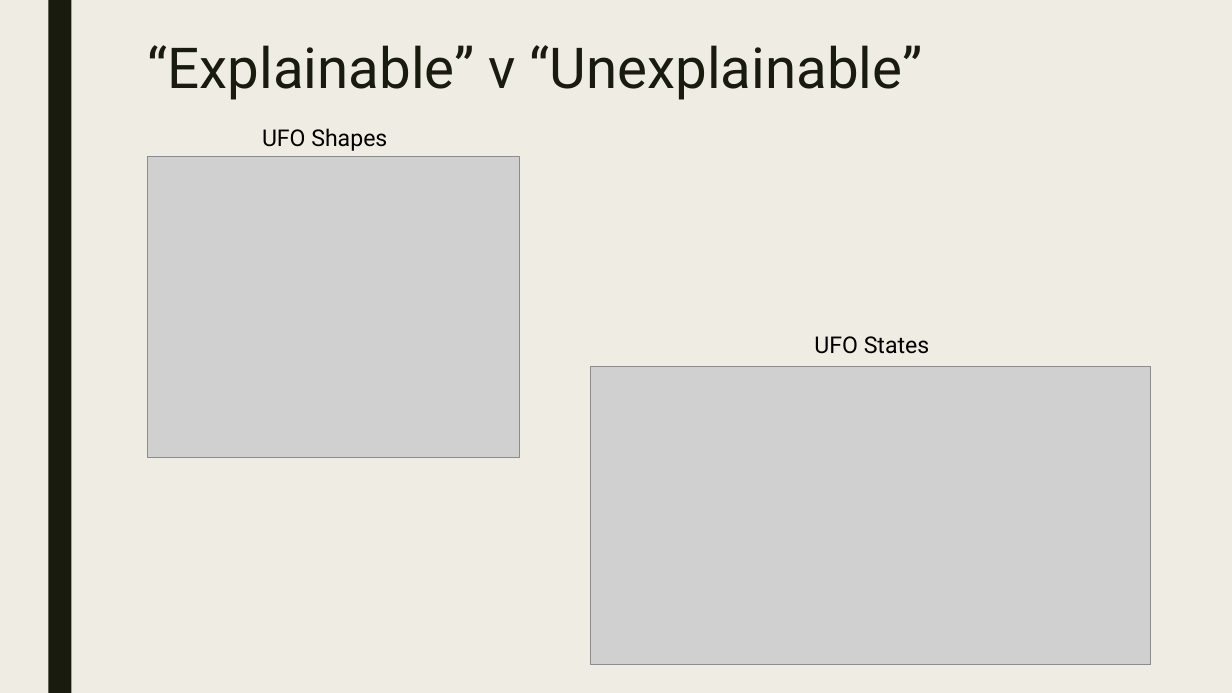
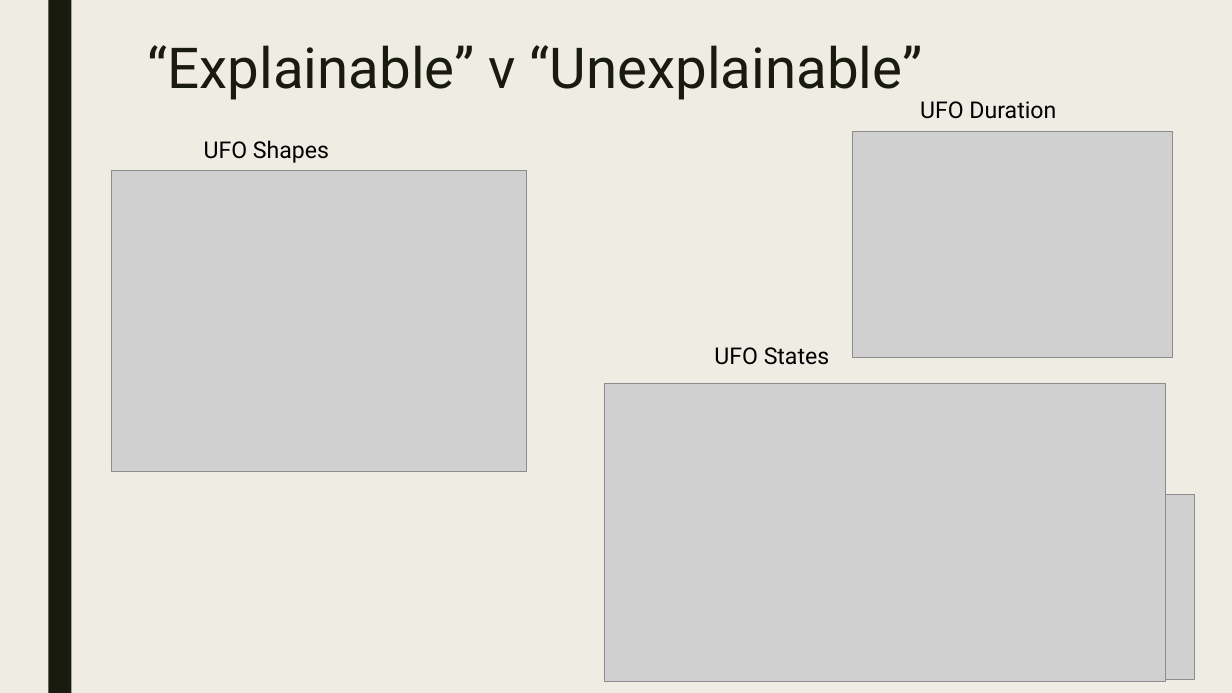
Before and after one commit to Preetikasri/UFO-Sightings-Analysis, a slide deck: slide 19 of ufo_presentation_v3.pptx (slide 18 before the commit). Drawn at 1232x693 pixels with LibreOffice and Linux fonts; fonts in the diff are those of the drawing; grey boxes stand for pictures. Boxes give left, top, right and bottom in pixels: in the first picture for what was removed or moved away, otherwise in the second. Text is boxed around its words. In the diff, an @@ line names an element or a change of style, - is before the commit and + after.

```diff
--- a/ufo_presentation_v3.pptx
+++ b/ufo_presentation_v3.pptx
@@ text added at (x1=920, y1=101, x2=1056, y2=119), 18 pt, text #000000 @@
+UFO Duration
@@ text "UFO Shapes" moved from (x1=262, y1=128, x2=387, y2=151) to (x1=204, y1=140, x2=329, y2=163) @@
@@ picture added at (x1=853, y1=131, x2=1173, y2=359) @@
@@ picture resized from (x1=148, y1=157, x2=520, y2=458) to (x1=111, y1=170, x2=526, y2=471) @@
@@ text "UFO States" moved from (x1=814, y1=336, x2=929, y2=354) to (x1=714, y1=347, x2=829, y2=365) @@
@@ picture moved from (x1=591, y1=367, x2=1152, y2=665) to (x1=604, y1=384, x2=1165, y2=682) @@
@@ picture added at (x1=1009, y1=495, x2=1194, y2=680) @@
```
Also in this commit, not shown: 10 other slides changed, 5 slides added.
